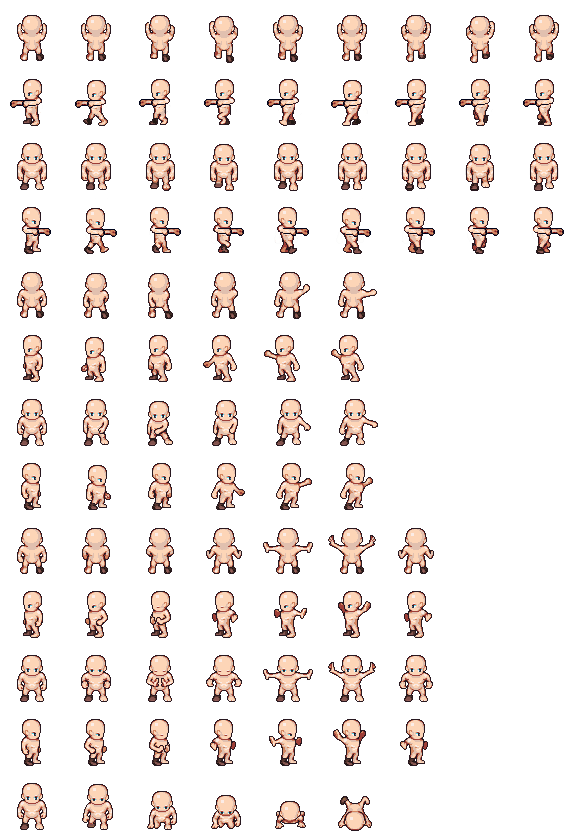
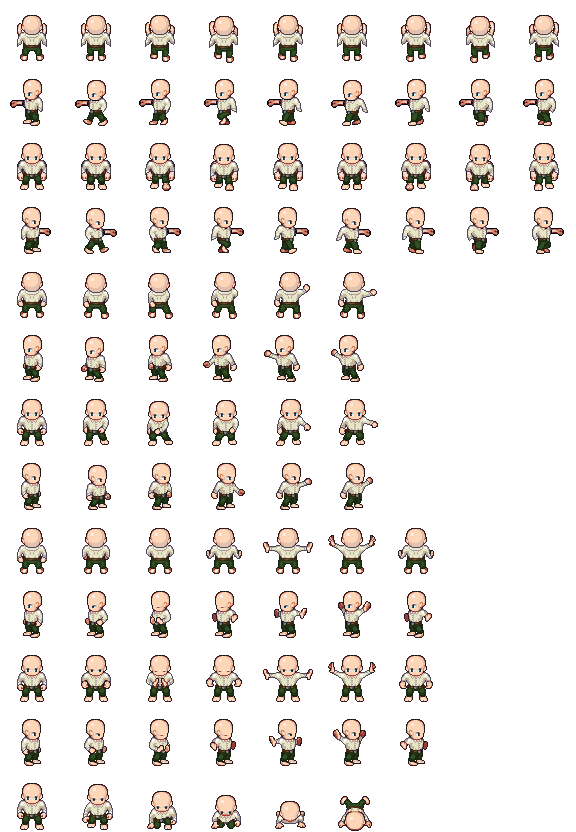
Layer changes from the first 576 x 832 image to the second:
showed "Pants" over [22, 43, 553, 829]
showed "Shirt" over [17, 32, 559, 825]
hid "Shoes" over [17, 49, 554, 829]
